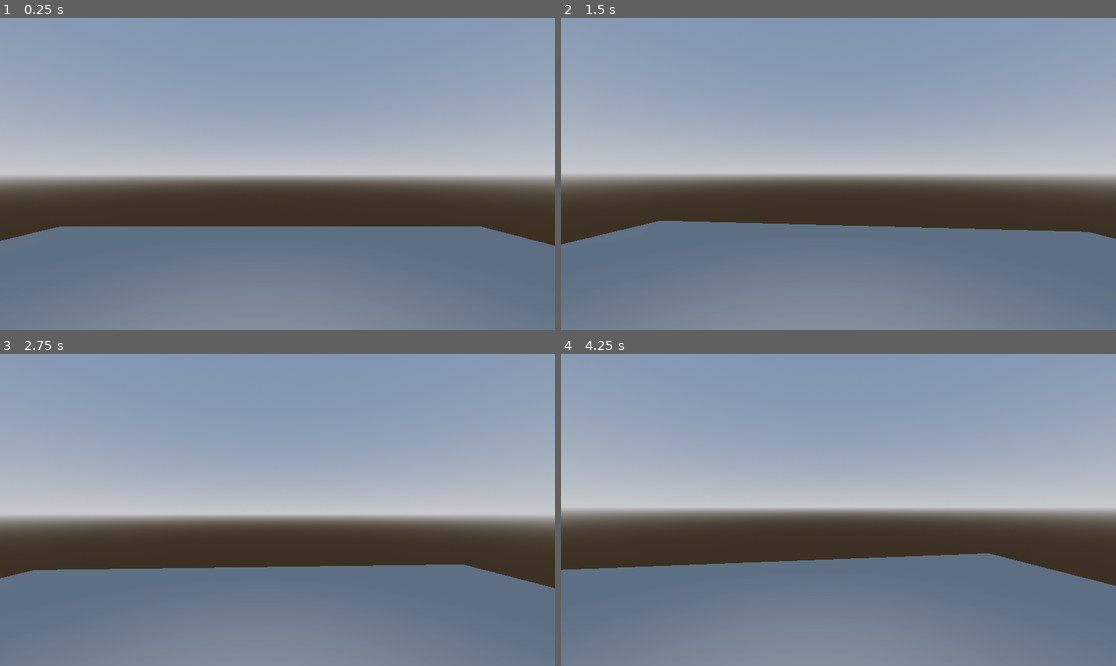
Above: before the commit, frames 1-4 (two rows, left to right).
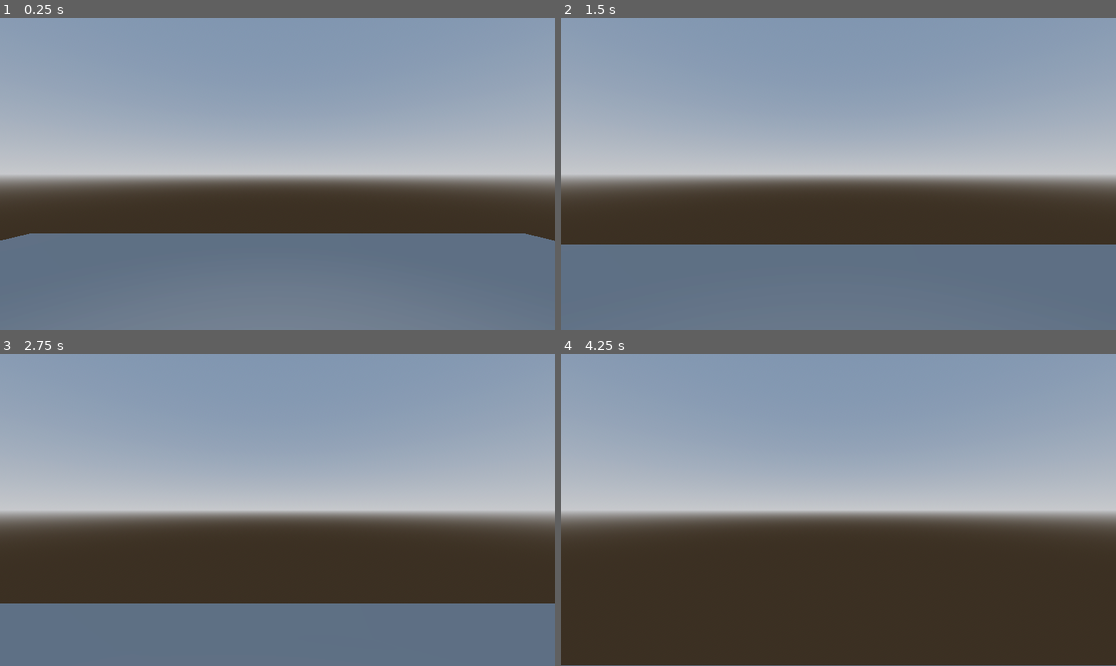
Above: after the commit, the same moments.

Repository: city-high-rider/soulswap
Game: Godot game, scene res://test_level.tscn
The game is run twice, just before and just after one commit, with the same random seed, the same clock (stepped at 60 frames per second) and the same inputs. The project has no main scene, so this scene is started directly.
Inputs (mouse positions are in pixels of both pictures, inside the frame that each line leads up to):
- Up to frame 1 (0.25 s): no input
- Up to frame 2 (1.5 s): tap Enter at 0.5 s; move the mouse to (866, 174) at 0.52 s; hold Up (ui_up) from 0.53 s (still down); tap Space at 1.25 s; move the mouse to (810, 174) at 1.27 s
- Up to frame 3 (2.75 s): keep holding Up (ui_up); tap Enter at 2 s; move the mouse to (288, 503) at 2.02 s
- Up to frame 4 (4.25 s): keep holding Up (ui_up); move the mouse to (832, 516) at 2.77 s; move the mouse to (877, 513) at 3.52 s

The runs differ from the first frame. In frame 1, 1.9% of the frame differs, in the area x 0-100%, y 66-74%; in frame 2, 6.1%; in frame 3, 18%; in frame 4, 35%, in the area x 0-100%, y 49-100%.

Commit message:
start creating ghost and body system

Diff:
--- a/components/possessable_body.gd
+++ b/components/possessable_body.gd
@@ -1,27 +1,25 @@
 extends CharacterBody3D
-class_name PossessableBody
+class_name Shell
 
-# this class is any character body that can be possessed by the player. While this is
-# pretty flexible, there are a few things that we need to have.
-
-# Which camera should we look out of?
-@export var body_camera : Camera3D
-
-# Which state machine should the player control?
-@export var player_state_machine : StateMachine
+# this class is any character body that can be possessed by a player or an AI. The
+# entity controlling the "shell" is referred to as the "ghost".
 
 # What's the main health component? If its health drops to zero, the body dies.
-@export var main_health : HealthComponent
+@export var health : HealthComponent
 
-# What's the mouse sensitivity?
-var mouse_sens : float = 0.1
+# What camera are we looking out of?
+@export var camera : Camera3D
+
+# Which ghost is controlling us?
+@export var ghost : Ghost
+
 
 func _ready() -> void:
-	Input.set_mouse_mode(Input.MOUSE_MODE_CAPTURED)
-# We probably want everything to have the ability to look around.
-func _input(event: InputEvent) -> void:
-	if event is InputEventMouseMotion:
-		rotate_y(deg_to_rad(-event.relative.x * mouse_sens))
-		body_camera.rotate_x(deg_to_rad(-event.relative.y * mouse_sens))
-		# Clamp the camera's rotation so that we can't look over 90 degrees up.
-		body_camera.rotation.x = clamp(body_camera.rotation.x, deg_to_rad(-89), deg_to_rad(80))
+	ghost.emitted_output.connect(_on_ghost_emitted_output)
+
+
+func _on_ghost_emitted_output(output: Vector2) -> void:
+	velocity = transform.basis * Vector3(output.x, 0, -output.y)
+
+func _physics_process(_delta: float) -> void:
+	move_and_slide()
--- a/components/state_machine.gd
+++ b/components/state_machine.gd
@@ -26,7 +26,7 @@
 	current_state = initial_state
 	# set the user and state maanger of the children state nodes.
 	for state in get_children().filter(func(c): if c is State: return true else: return false):
-		state.uesr = user
+		state.user = user
 		state.state_machine = self
 
 # function that should be called on the user's physics process
--- /dev/null
+++ b/ghost.gd
@@ -0,0 +1,7 @@
+extends Node
+class_name Ghost
+
+# This is anything that can give inputs to a body (aka a shell).
+# It can be controlled either by a player input, or an AI.
+
+signal emitted_output(output: Vector2)
--- /dev/null
+++ b/ghost.tscn
@@ -0,0 +1,6 @@
+[gd_scene load_steps=2 format=3 uid="uid://d3s73vxrd8nnj"]
+
+[ext_resource type="Script" path="res://ghost.gd" id="1_4tvgg"]
+
+[node name="Node" type="Node"]
+script = ExtResource("1_4tvgg")
--- a/player/player_body.tscn
+++ b/player/player_body.tscn
@@ -4,17 +4,17 @@
 [ext_resource type="Script" path="res://components/hitbox.gd" id="2_4rdql"]
 [ext_resource type="Script" path="res://components/health_component.gd" id="3_fdlml"]
 [ext_resource type="Script" path="res://components/state_machine.gd" id="4_6reha"]
-[ext_resource type="Script" path="res://player/idle.gd" id="5_d8i86"]
+[ext_resource type="PackedScene" uid="uid://danr4y7gq7sch" path="res://player_ghost.tscn" id="4_m7fie"]
 
 [sub_resource type="CapsuleShape3D" id="CapsuleShape3D_ng65v"]
 
 [sub_resource type="CapsuleMesh" id="CapsuleMesh_oresp"]
 
-[node name="PossessableBody" type="CharacterBody3D" node_paths=PackedStringArray("body_camera", "player_state_machine", "main_health")]
+[node name="PossessableBody" type="CharacterBody3D" node_paths=PackedStringArray("health", "camera", "ghost")]
 script = ExtResource("1_i6q6v")
-body_camera = NodePath("Camera3D")
-player_state_machine = NodePath("StateMachine")
-main_health = NodePath("HealthComponent")
+health = NodePath("HealthComponent")
+camera = NodePath("Camera3D")
+ghost = NodePath("PlayerGhost")
 
 [node name="Hitbox" type="CollisionShape3D" parent="." node_paths=PackedStringArray("health_component")]
 shape = SubResource("CapsuleShape3D_ng65v")
@@ -24,15 +24,13 @@
 [node name="MeshInstance3D" type="MeshInstance3D" parent="."]
 mesh = SubResource("CapsuleMesh_oresp")
 
-[node name="Camera3D" type="Camera3D" parent="."]
-transform = Transform3D(1, 0, 0, 0, 1, 0, 0, 0, 1, 0, 0.505553, 0)
-
 [node name="HealthComponent" type="Node" parent="."]
 script = ExtResource("3_fdlml")
 
-[node name="StateMachine" type="Node" parent="." node_paths=PackedStringArray("initial_state")]
+[node name="Camera3D" type="Camera3D" parent="."]
+transform = Transform3D(1, 0, 0, 0, 1, 0, 0, 0, 1, 0, 0.581344, 0)
+
+[node name="PlayerGhost" parent="." instance=ExtResource("4_m7fie")]
+
+[node name="StateMachine" type="Node" parent="."]
 script = ExtResource("4_6reha")
-initial_state = NodePath("idle")
-
-[node name="idle" type="Node" parent="StateMachine"]
-script = ExtResource("5_d8i86")
--- /dev/null
+++ b/player_ghost.gd
@@ -0,0 +1,7 @@
+extends Ghost
+
+# This is a ghost which is controlled by the player.
+
+func _input(event: InputEvent) -> void:
+	var input_direction: Vector2 = Input.get_vector("ui_left", "ui_right", "ui_down", "ui_up")
+	emit_signal("emitted_output", input_direction)
--- /dev/null
+++ b/player_ghost.tscn
@@ -0,0 +1,6 @@
+[gd_scene load_steps=2 format=3 uid="uid://danr4y7gq7sch"]
+
+[ext_resource type="Script" path="res://player_ghost.gd" id="1_8tcsk"]
+
+[node name="PlayerGhost" type="Node"]
+script = ExtResource("1_8tcsk")
--- a/test_level.tscn
+++ b/test_level.tscn
@@ -31,4 +31,4 @@
 size = Vector3(14.507, 0.349575, 13.4162)
 
 [node name="PossessableBody" parent="." instance=ExtResource("1_0ans4")]
-transform = Transform3D(1, 0, 0, 0, 1, 0, 0, 0, 1, 0.247261, 1.47936, 0.270824)
+transform = Transform3D(1, 0, 0, 0, 1, 0, 0, 0, 1, 0.00222445, 1.33837, -0.72311)
